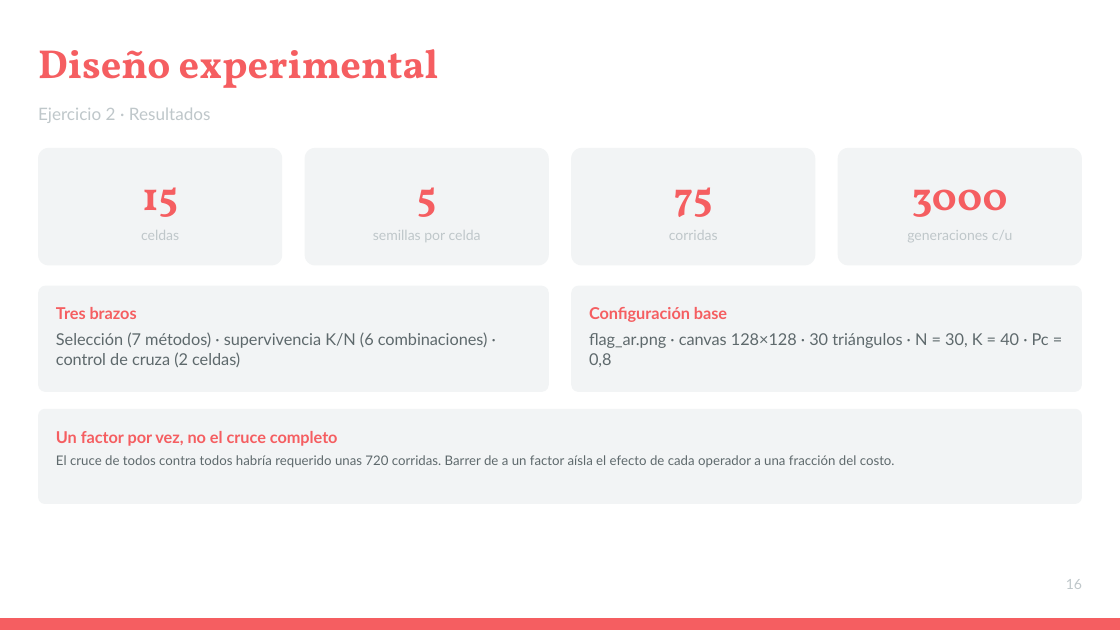
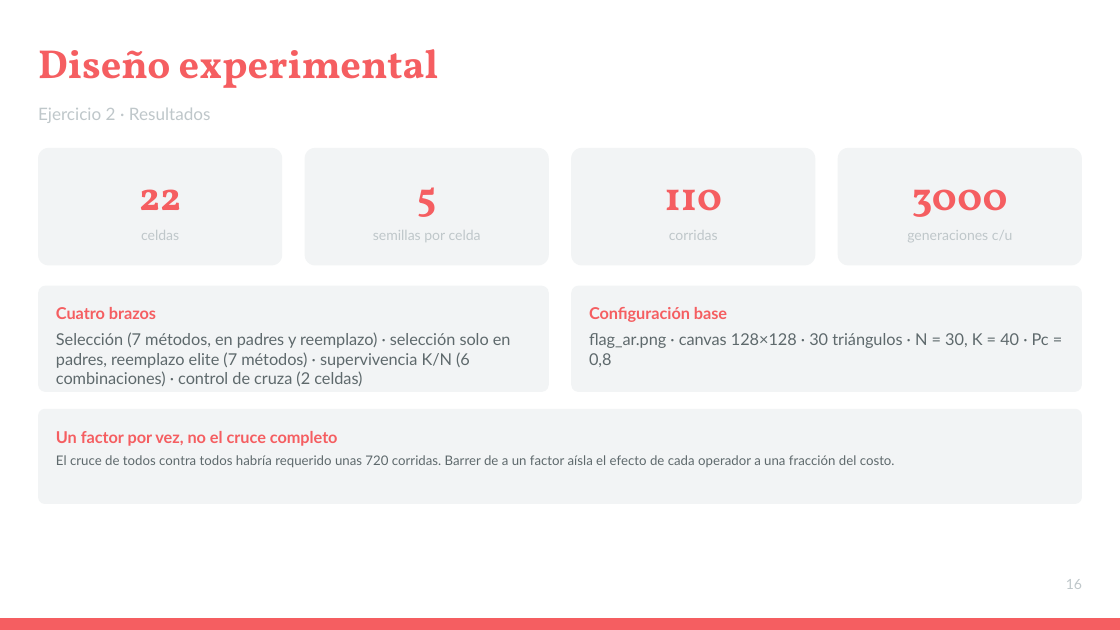
Before and after one commit to ldicandia/SIA-G3, a slide deck: slide 16 of TP2/docs/Presentacion.pptx. Drawn at 1120x630 pixels with LibreOffice and Linux fonts; fonts in the diff are those of the drawing. Boxes give left, top, right and bottom in pixels: in the first picture for what was removed or moved away, otherwise in the second. Text is boxed around its words. In the diff, an @@ line names an element or a change of style, - is before the commit and + after.

```diff
--- a/TP2/docs/Presentacion.pptx
+++ b/TP2/docs/Presentacion.pptx
@@ text at bbox=[139, 189, 181, 210]: text changed @@
-15
+22
@@ text at bbox=[665, 189, 722, 211]: text changed @@
-75
+110
@@ text at bbox=[56, 307, 511, 386]: text changed @@
-Tres brazos
-Selección (7 métodos) · supervivencia K/N (6 combinaciones) · control de cruza (2 celdas)
+Cuatro brazos
+Selección (7 métodos, en padres y reemplazo) · selección solo en padres, reemplazo elite (7 métodos) · supervivencia K/N (6 combinaciones) · control de cruza (2 celdas)
```
Also in this commit, not shown: 3 other slides changed.
